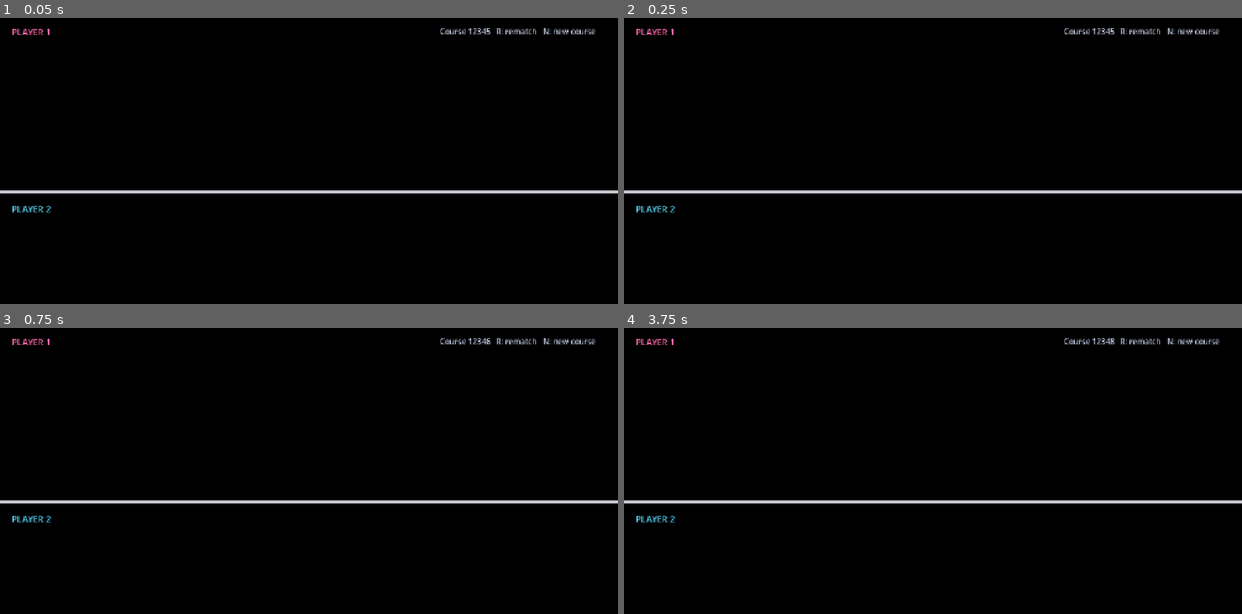
Above: before the commit, frames 1-4 (two rows, left to right).
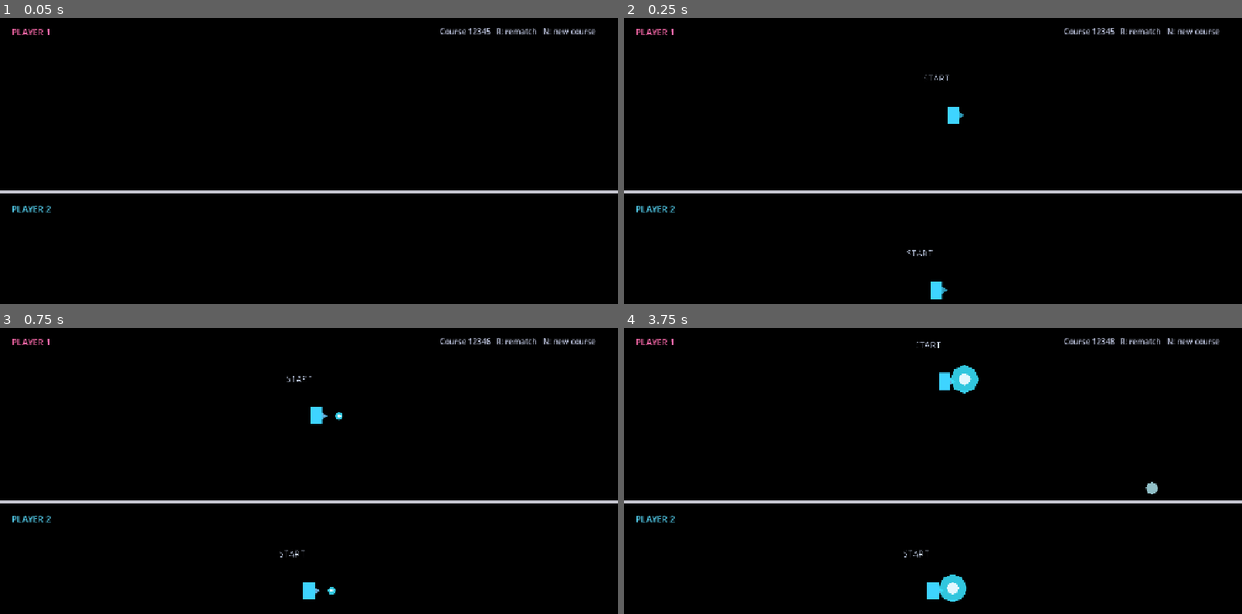
Above: after the commit, the same moments.

Repository: ketr4x/Haven
Game: Godot game, scene res://scenes/game/race.tscn
The game is run twice, just before and just after one commit, with the same random seed, the same clock (stepped at 60 frames per second) and the same inputs.
Inputs:
- Up to frame 1 (0.05 s): no input
- Up to frame 2 (0.25 s): no input
- Up to frame 3 (0.75 s): hold D (p1_right) from 0.53 s (still down); hold N (new_seed) from 0.53 s (still down)
- Up to frame 4 (3.75 s): tap W (p1_jump) at 0.77, 1.52, 3.02 s; release N (new_seed) at 1.28 s; tap S (p1_shout) at 1.35, 2.85 s; release D (p1_right) at 2.03 s; hold A (p1_left) 2.03-2.78 s; hold N (new_seed) 2.03-2.78 s; hold D (p1_right) from 2.78 s (still down); tap Enter at 3.5 s; hold N (new_seed) from 3.53 s (still down)

Frame 1 is identical in both runs. In frame 2, 0.3% of the frame differs, in the area x 45-55%, y 19-99%; in frame 3, 0.4%; in frame 4, 1.0%, in the area x 45-87%, y 4-97%.

Commit message:
Emit echolocation waves while running

Diff:
--- a/assets/shaders/echolocation_overlay.gdshader
+++ b/assets/shaders/echolocation_overlay.gdshader
@@ -21,6 +21,9 @@
 	float edge = smoothstep(0.02, 0.16, length(vec2(horizontal, vertical)));
 
 	vec3 edge_color = mix(vec3(0.15, 0.72, 1.0), vec3(0.9, 0.97, 1.0), edge);
+	vec3 source = texture(screen_texture, SCREEN_UV).rgb;
+	float signal_pixel = step(0.72, source.b) * step(0.52, source.g);
 	vec3 echo = edge_color * edge * echo_area * reveal_strength;
+	echo = max(echo, source * signal_pixel);
 	COLOR = vec4(echo, 1.0);
 }
--- a/scripts/game/race.gd
+++ b/scripts/game/race.gd
@@ -28,6 +28,8 @@
 	_finish_area.player_finished.connect(_on_player_finished)
 	_player_one.sonic_shouted.connect(_on_player_shouted.bind(_player_one))
 	_player_two.sonic_shouted.connect(_on_player_shouted.bind(_player_two))
+	_player_one.footstep_emitted.connect(_on_player_shouted.bind(_player_one))
+	_player_two.footstep_emitted.connect(_on_player_shouted.bind(_player_two))
 	_course_generator.generate_course()
 
 
--- a/scripts/player/player.gd
+++ b/scripts/player/player.gd
@@ -4,6 +4,7 @@
 signal landed(position: Vector2)
 signal wall_jumped(position: Vector2, normal: Vector2)
 signal sonic_shouted(origin: Vector2, direction: Vector2, loudness: float)
+signal footstep_emitted(origin: Vector2, direction: Vector2, loudness: float)
 signal rebound_boost_started
 signal rebound_boost_ended
 
@@ -33,6 +34,7 @@
 @export var running_loudness_per_second: float = 24.0
 @export var wall_loudness_per_second: float = 36.0
 @export var shout_loudness_gain: float = 42.0
+@export var footstep_interval: float = 0.3
 @export var idle_loudness_decay_per_second: float = 18.0
 
 @export_category("Rebound Boost")
@@ -52,6 +54,7 @@
 var _jump_buffer_remaining: float = 0.0
 var _shout_cooldown_remaining: float = 0.0
 var _boost_time_remaining: float = 0.0
+var _footstep_time_remaining: float = 0.0
 var _was_on_floor: bool = false
 
 func _ready() -> void:
@@ -71,6 +74,7 @@
 
 	move_and_slide()
 	_update_ground_state(delta)
+	_emit_footstep_if_running(delta)
 	_emit_shout_if_requested()
 
 
@@ -169,6 +173,17 @@
 	_was_on_floor = is_on_floor()
 
 
+func _emit_footstep_if_running(delta: float) -> void:
+	if not is_on_floor() or absf(velocity.x) < 80.0:
+		_footstep_time_remaining = 0.0
+		return
+
+	_footstep_time_remaining -= delta
+	if _footstep_time_remaining <= 0.0:
+		_footstep_time_remaining = footstep_interval
+		footstep_emitted.emit(global_position, Vector2(facing_direction, 0.0), loudness)
+
+
 func _emit_shout_if_requested() -> void:
 	if Input.is_action_just_pressed(shout_action) and is_zero_approx(_shout_cooldown_remaining):
 		_shout_cooldown_remaining = shout_cooldown
